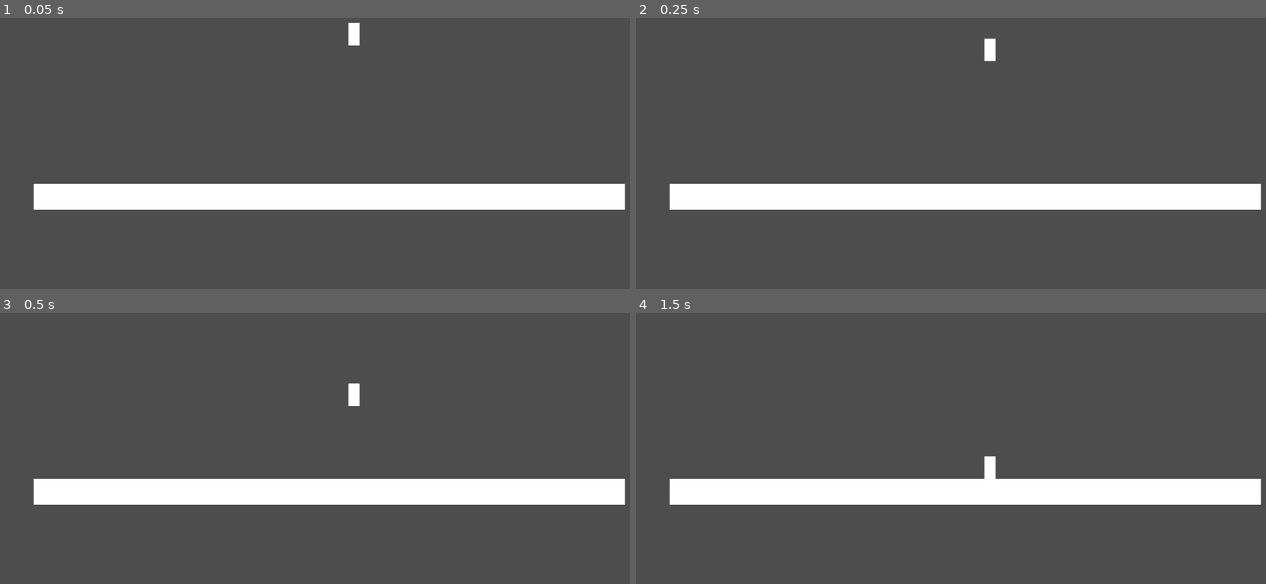
Above: before the commit, frames 1-4 (two rows, left to right).
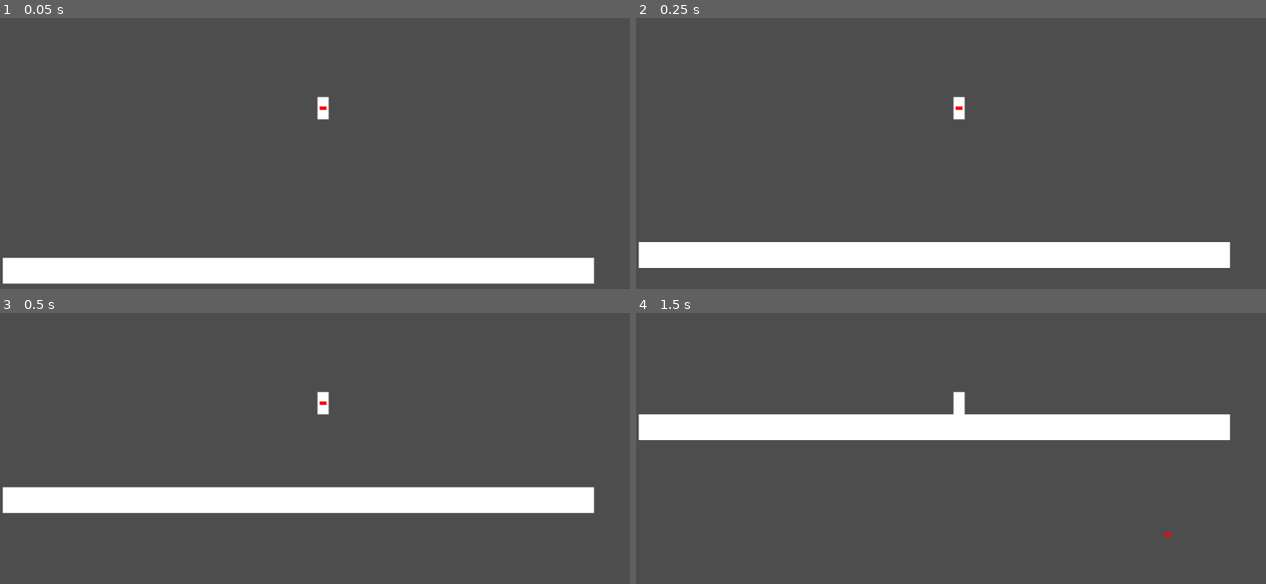
Above: after the commit, the same moments.

Repository: mathkimchi/harpooneer
Game: Godot game, scene res://main_level.tscn
Same seed, same stepped clock (60 frames per second), same inputs: the game is played once before the commit and once after it.
Inputs (mouse positions are in pixels of both pictures, inside the frame that each line leads up to):
- Up to frame 1 (0.05 s): no input
- Up to frame 2 (0.25 s): no input
- Up to frame 3 (0.5 s): no input
- Up to frame 4 (1.5 s): move the mouse to (1102, 386) at 0.52 s; click (1102, 386) at 0.67 s; move the mouse to (831, 421) at 1.27 s; click (831, 421) at 1.42 s

The runs differ from the first frame. In frame 1, 19% of the frame differs, in the area x 0-100%, y 1-99%; in frame 2, 18%; in frame 3, 7.1%; in frame 4, 18%.

Commit message:
add harpoon shooting

Diff:
--- /dev/null
+++ b/Harpoon.tscn
@@ -0,0 +1,3 @@
+[gd_scene format=3 uid="uid://dswc7vynwel0f"]
+
+[node name="Harpoon" type="Node2D"]
--- a/player.gd
+++ b/player.gd
@@ -6,21 +6,40 @@
 var harpoon_charge = 0.0
 var is_harpoon_shot = false
 
+var harpoon_position: Vector2
+var harpoon_velocity: Vector2
 
 func _physics_process(delta: float) -> void:
 	# Add the gravity.
 	if not is_on_floor():
 		velocity += get_gravity() * delta
 
-	if !is_harpoon_shot:
+	if is_harpoon_shot:
+		harpoon_physics_process(delta)
+	else:
 		if Input.is_mouse_button_pressed(MOUSE_BUTTON_LEFT):
 			harpoon_charge += CHARGE_RATE * delta
 
 	move_and_slide()
 
-func shoot_harpoon() -> void:
+func harpoon_physics_process(delta: float) -> void:
+	harpoon_velocity += get_gravity() * delta
+	harpoon_position += harpoon_velocity * delta
+
+	$Harpoon.global_position=harpoon_position
+
+func calc_initial_harpoon_speed() -> float:
+	return clampf(1000*harpoon_charge**2, 500, 4000)
+
+# Uses event to calculate direction from player to mouse
+func shoot_harpoon(event) -> void:
+	print("Shot with charge: ", harpoon_charge, " and speed: ", calc_initial_harpoon_speed())
+
+	harpoon_position = self.global_position
+	var harpoon_initial_direction = self.get_global_transform_with_canvas().get_origin().direction_to(event.position)
+	harpoon_velocity = calc_initial_harpoon_speed() * harpoon_initial_direction
+
 	# reset the charge
-	print("Shot with charge: ", harpoon_charge)
 	harpoon_charge = 0.0
 	is_harpoon_shot = true
 
@@ -32,4 +51,4 @@
 				pass # TODO
 			else:
 				# was not shot, so shoot
-				shoot_harpoon()
+				shoot_harpoon(event)
--- a/player.tscn
+++ b/player.tscn
@@ -16,3 +16,15 @@
 
 [node name="CollisionShape2D" type="CollisionShape2D" parent="."]
 shape = SubResource("RectangleShape2D_av1me")
+
+[node name="Camera2D" type="Camera2D" parent="."]
+
+[node name="Harpoon" type="Node2D" parent="."]
+unique_name_in_owner = true
+
+[node name="ColorRect" type="ColorRect" parent="Harpoon"]
+offset_left = -6.0
+offset_top = -3.0
+offset_right = 6.0
+offset_bottom = 3.0
+color = Color(1, 0, 0, 1)
Not shown, added: CHANGELOG.md
